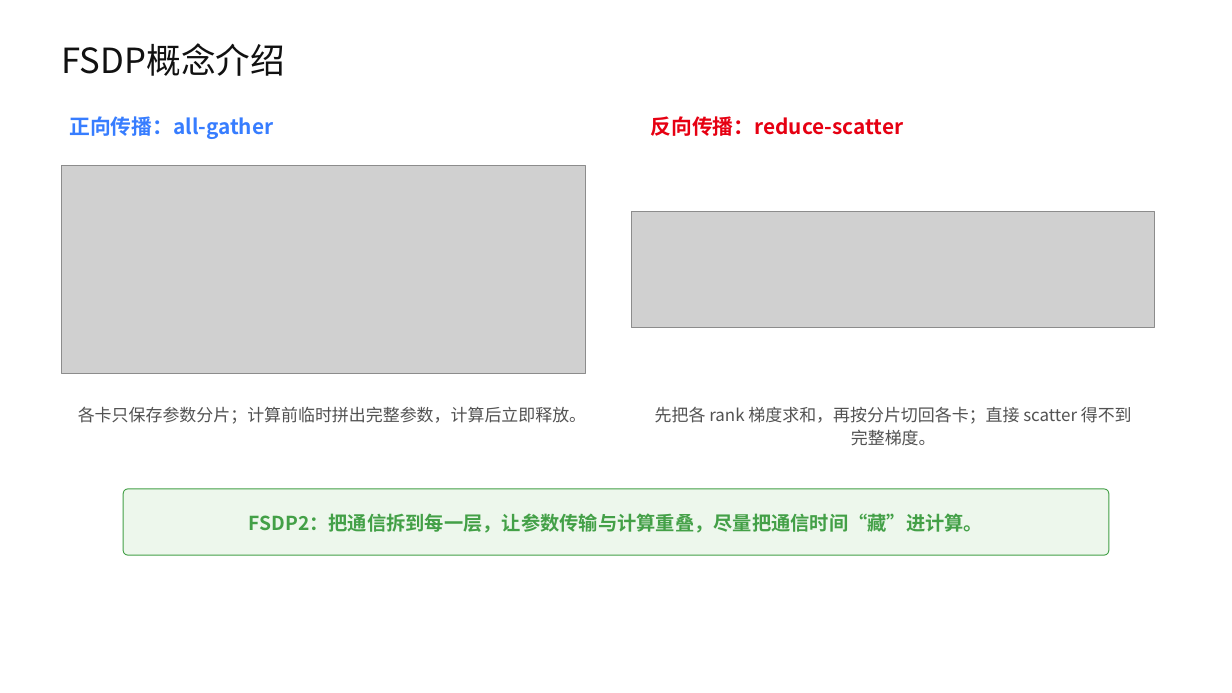
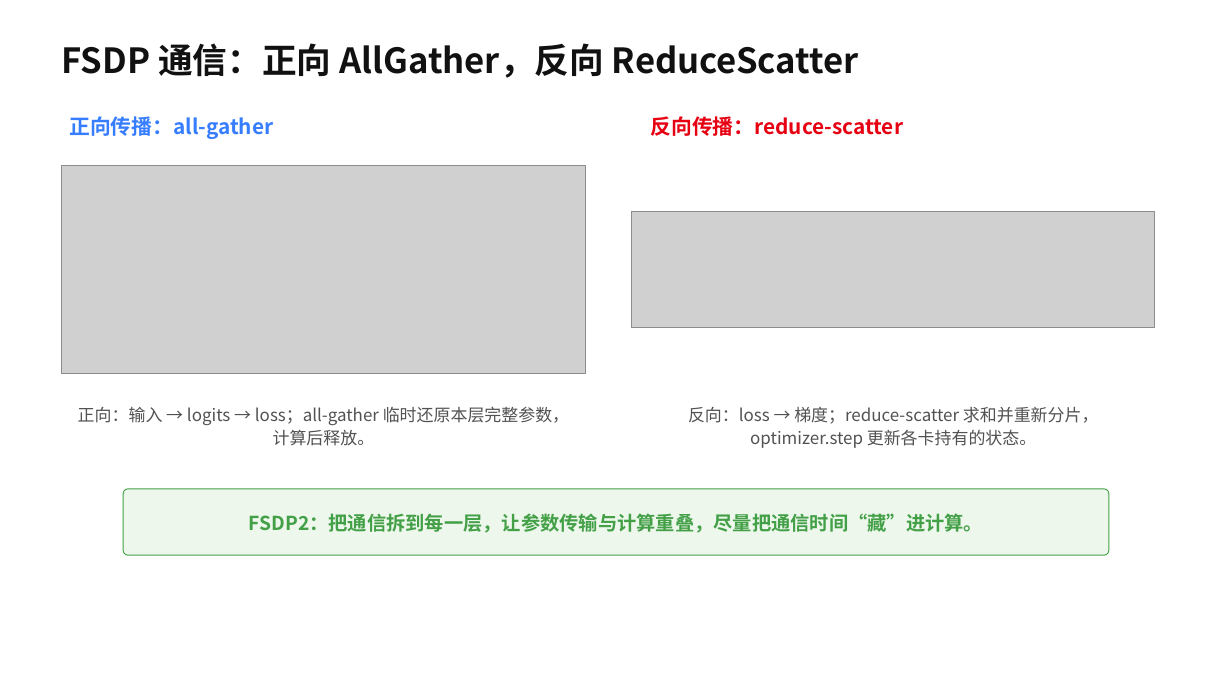
Before and after one commit to hicann/cann-learning-hub, a slide deck: slide 19 of tutorials/sft_training_pipeline/slides/01_sft_training_pipeline.pptx (slide 13 before the commit). Drawn at 1232x693 pixels with LibreOffice and Linux fonts; fonts in the diff are those of the drawing; grey boxes stand for pictures; background and template pictures are left out. Boxes give left, top, right and bottom in pixels: in the first picture for what was removed or moved away, otherwise in the second. Text is boxed around its words. In the diff, an @@ line names an element or a change of style, - is before the commit and + after.

Commit message:
docs: 更新 SFT/RL 课程课件

# message auto-generated for no-merge-commit merge:
!1065 merge sft1 into master

docs: 更新 SFT/RL 课程课件

Description: ## 描述
更新了训练课程SFT和RL部分的PPT

## 关联的Issue
不涉及ISSUE

## 测试
本次不涉及代码修改，无需测试

## 文档更新
在SFT和RL中的主README中新增对应的PPT链接地址

## 类型标签
<!--  [x] 表示选中 -->
- [ ] Bug修复
- [ ] 新特性
- [ ] 内容优化
- [x] 其他，请描述：更新课程PPT

## 其他信息
<!-- 在这里可以添加任何与这个 Pull Request 相关的其他说明。 -->

See merge request: cann/cann-learning-hub!1065

```diff
--- a/tutorials/sft_training_pipeline/slides/01_sft_training_pipeline.pptx
+++ b/tutorials/sft_training_pipeline/slides/01_sft_training_pipeline.pptx
@@ text at [62,43,859,78]: text changed; bold on @@
-FSDP概念介绍
+FSDP 通信：正向 AllGather，反向 ReduceScatter
@@ text at [78,406,569,446]: text changed @@
-各卡只保存参数分片；计算前临时拼出完整参数，计算后立即释放。
+正向：输入 → logits → loss；all-gather 临时还原本层完整参数，计算后释放。
@@ text at [688,407,1099,448]: text changed @@
-先把各 rank 梯度求和，再按分片切回各卡；直接 scatter 得不到完整梯度。
+反向：loss → 梯度；reduce-scatter 求和并重新分片，optimizer.step 更新各卡持有的状态。
```
Also in this commit, not shown: 10 other slides changed, 21 slides added, 24 slides removed, 1 other file.
